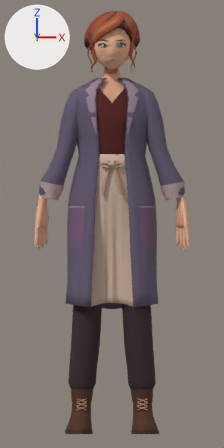
A saved change to the Blender file docs/char-live-2/cora-profile.blend.
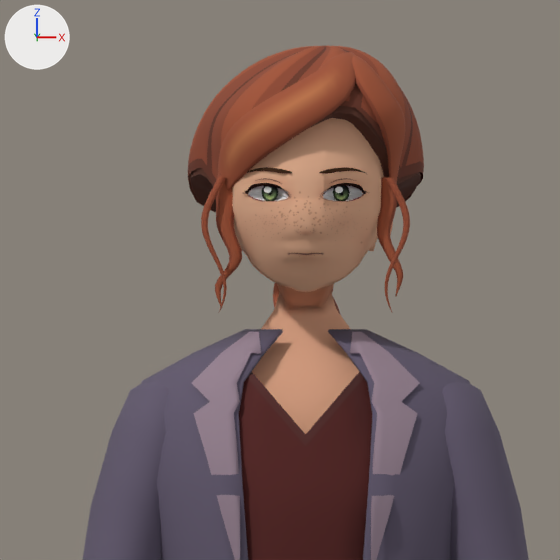
There are two pictures of each version: one from the file's camera 'Sheet orthographic', one close up on the part from 18% to 77% of the width and 0% to 30% of the height. Lighting does not change. The marker at upper left points along +X, +Y and +Z. The older version's two pictures come first.

Objects in the first close-up: 'Coat envelope with centre opening', 'Cora fitted neck and collarbones', 'Cora | swept hair and back braid', 'Face', 'Fitted jersey and V rib', 'Notched lapel L', 'Notched lapel R', 'Sleeve L', 'Sleeve R'.
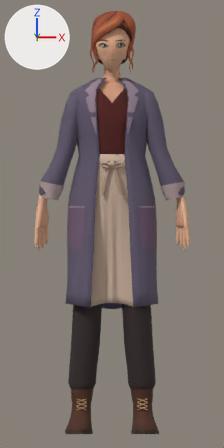
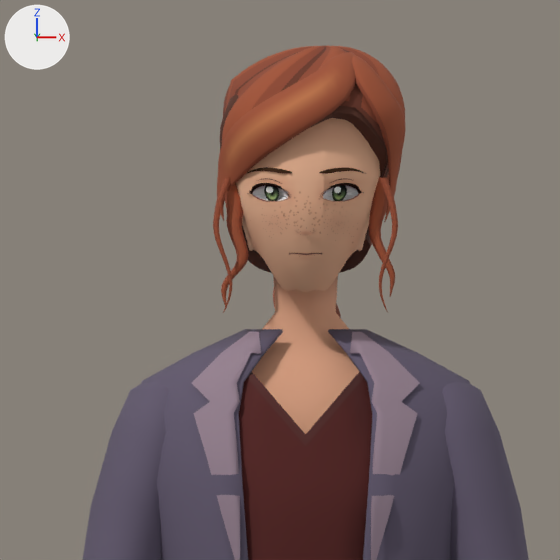
Where the change shows, as pixel boxes [x1, y1, x2, y2] in the close-ups (560 x 560 px; the box of a moved part takes in the faces that stretch with it):
'Cora | swept hair and back braid', reshaped (18% narrower): before [188, 46, 424, 314]; after [213, 46, 406, 318]
'Face', reshaped (10% narrower, 7% shorter): before [232, 118, 393, 306]; after [236, 118, 380, 292]
'Cora fitted neck and collarbones', reshaped: before [252, 292, 359, 434]; after [252, 275, 359, 434]
part 1 of me_cora___swept_hair_and_back_braid, moved or reshaped: before [188, 79, 424, 313]; after [213, 79, 405, 313]
part 2 of me_cora_fitted_neck_and_collarbones, moved or reshaped: before [261, 292, 350, 343]; after [262, 275, 349, 343]
part 3 of me_face_002, moved or reshaped: before [323, 186, 363, 201]; after [323, 186, 358, 201]
part 4 of me_face_002, moved or reshaped: before [333, 186, 350, 201]; after [332, 186, 347, 201]
part 5 of me_face_002, moved or reshaped: before [334, 186, 349, 201]; after [333, 186, 346, 201]
part 6 of me_face_002, moved or reshaped: before [322, 183, 366, 196]; after [322, 183, 361, 196]
part 7 of me_face_002, moved or reshaped: before [321, 185, 364, 197]; after [321, 185, 359, 197]
part 8 of me_face_002, moved or reshaped: before [248, 186, 288, 201]; after [253, 186, 288, 201]
part 9 of me_face_002, moved or reshaped: before [262, 186, 278, 201]; after [264, 186, 279, 201]
part 10 of me_face_002, moved or reshaped: before [263, 186, 277, 201]; after [265, 186, 278, 201]
part 11 of me_face_002, moved or reshaped: before [245, 183, 289, 196]; after [250, 183, 289, 196]
part 12 of me_face_002, moved or reshaped: before [247, 185, 283, 194]; after [252, 185, 283, 193]
part 13 of me_face_002, moved or reshaped: before [232, 143, 393, 306]; after [236, 143, 380, 292]

Diff of the bpy script that builds the scene:
```diff
--- a/docs/char-live-2/cora-profile.blend.py
+++ b/docs/char-live-2/cora-profile.blend.py
@@ me_cora___swept_hair_and_back_braid @@
-me_cora___swept_hair_and_back_braid.from_pydata(...)  # 6952 vertices, 6789 faces; spans x -0.109..0.11, y -0.111..0.151, z 1.066..1.655
+me_cora___swept_hair_and_back_braid.from_pydata(...)  # 6952 vertices, 6789 faces; spans x -0.086..0.093, y -0.111..0.151, z 1.066..1.655
+# me_cora___swept_hair_and_back_braid part 1: 2103 of 6952 vertices moved; they spanned x -0.109..0.11, y -0.064..0.127, z 1.408..1.617 and now span x -0.086..0.092, y -0.064..0.114, z 1.408..1.615; mean shift (0.0, -0.007, -0.008); largest move (0.108, 0.014, 1.538) -> (0.054, 0.002, 1.475)
 me_cora___swept_hair_and_back_braid.materials.append(mat_m00_000_hair_00_hair)
@@ me_cora_fitted_neck_and_collarbones @@
-me_cora_fitted_neck_and_collarbones.from_pydata(...)  # 336 vertices, 280 faces; spans x -0.125..0.125, y -0.074..0.074, z 1.291..1.427
+me_cora_fitted_neck_and_collarbones.from_pydata(...)  # 336 vertices, 280 faces; spans x -0.125..0.125, y -0.074..0.074, z 1.291..1.466
+# me_cora_fitted_neck_and_collarbones part 2: 112 of 336 vertices moved; they spanned x -0.03..0.03, y -0.019..0.028, z 1.399..1.427 and now span x -0.031..0.031, y -0.042..0.044, z 1.399..1.466; mean shift (0.0, -0.004, 0.022); largest move (0.0, 0.016, 1.412) -> (0.0, 0.044, 1.466)
 me_cora_fitted_neck_and_collarbones.materials.append(mat_m00_000_00_body_00_skin)
@@ me_face_002 @@
 # used by ob_face; location = (0.0, -0.017, 0.195); rotation_euler = (0.0, 0.0, 3.142), in degrees (0, 0, 180); scale = (0.801, 0.801, 0.801)
-me_face_002.from_pydata(...)  # 3972 vertices, 3354 faces; spans x -0.101..0.101, y -0.126..0.118, z 1.519..1.791
+me_face_002.from_pydata(...)  # 3972 vertices, 3354 faces; spans x -0.093..0.093, y -0.126..0.118, z 1.519..1.791
+# me_face_002 part 3: the loose piece of 81 vertices spanning x -0.068..-0.016, y 0.049..0.08, z 1.641..1.662 is multiplied about its middle by the matrix ((0.882, 0.001, -0.118), (0.0, 1.0, 0.0), (0.0, 0.0, 1.0)), then moved by (0.002, 0.0, 0.0)
+# me_face_002 part 4: the loose piece of 49 vertices spanning x -0.051..-0.032, y 0.063..0.073, z 1.642..1.664 is multiplied about its middle by the matrix ((0.955, -0.049, -0.068), (0.051, 0.957, 0.022), (0.067, -0.025, 0.956)), then moved by (0.002, 0.0, 0.0)
+# me_face_002 part 5: the loose piece of 49 vertices spanning x -0.051..-0.032, y 0.063..0.074, z 1.642..1.664 is multiplied about its middle by the matrix ((0.955, -0.049, -0.068), (0.051, 0.957, 0.022), (0.067, -0.025, 0.956)), then moved by (0.002, 0.0, 0.0)
+# me_face_002 part 6: the loose piece of 52 vertices spanning x -0.074..-0.018, y 0.058..0.09, z 1.648..1.664 is multiplied about its middle by the matrix ((0.92, -0.045, -0.027), (0.046, 0.919, 0.03), (0.025, -0.032, 0.92)), then moved by (0.002, 0.0, 0.0)
+# me_face_002 part 7: the loose piece of 44 vertices spanning x -0.068..-0.018, y 0.06..0.088, z 1.647..1.662 is multiplied about its middle by the matrix ((0.929, -0.042, -0.021), (0.043, 0.928, 0.038), (0.019, -0.038, 0.929)), then moved by (0.002, 0.0, 0.0)
+# me_face_002 part 8: the loose piece of 81 vertices spanning x 0.016..0.068, y 0.049..0.08, z 1.641..1.662 is multiplied about its middle by the matrix ((0.882, -0.001, 0.118), (0.0, 1.0, 0.0), (0.0, 0.0, 1.0)), then moved by (-0.002, 0.0, 0.0)
+# me_face_002 part 9: the loose piece of 49 vertices spanning x 0.032..0.051, y 0.063..0.073, z 1.642..1.664 is multiplied about its middle by the matrix ((0.955, 0.049, 0.068), (-0.051, 0.957, 0.022), (-0.067, -0.025, 0.956)), then moved by (-0.002, 0.0, 0.0)
+# me_face_002 part 10: the loose piece of 49 vertices spanning x 0.032..0.051, y 0.063..0.074, z 1.642..1.664 is multiplied about its middle by the matrix ((0.955, 0.049, 0.068), (-0.051, 0.957, 0.022), (-0.067, -0.025, 0.956)), then moved by (-0.002, 0.0, 0.0)
+# me_face_002 part 11: the loose piece of 52 vertices spanning x 0.018..0.074, y 0.058..0.09, z 1.648..1.664 is multiplied about its middle by the matrix ((0.92, 0.045, 0.027), (-0.046, 0.919, 0.03), (-0.025, -0.032, 0.92)), then moved by (-0.002, 0.0, 0.0)
+# me_face_002 part 12: the loose piece of 44 vertices spanning x 0.018..0.068, y 0.06..0.088, z 1.647..1.662 is multiplied about its middle by the matrix ((0.929, 0.042, 0.021), (-0.043, 0.928, 0.038), (-0.019, -0.038, 0.929)), then moved by (-0.002, 0.0, 0.0)
+# me_face_002 part 13: 2186 of 3972 vertices moved; they spanned x -0.101..0.101, y -0.12..0.099, z 1.519..1.704 and now span x -0.093..0.093, y -0.12..0.099, z 1.519..1.704; mean shift (0.0, 0.0, 0.003); largest move (0.0, -0.041, 1.519) -> (0.0, -0.077, 1.586)
+# other edits to the shape of me_face_002 do not show in these pictures
 me_face_002.materials.append(mat_m00_000_00_face_00_skin)
```
